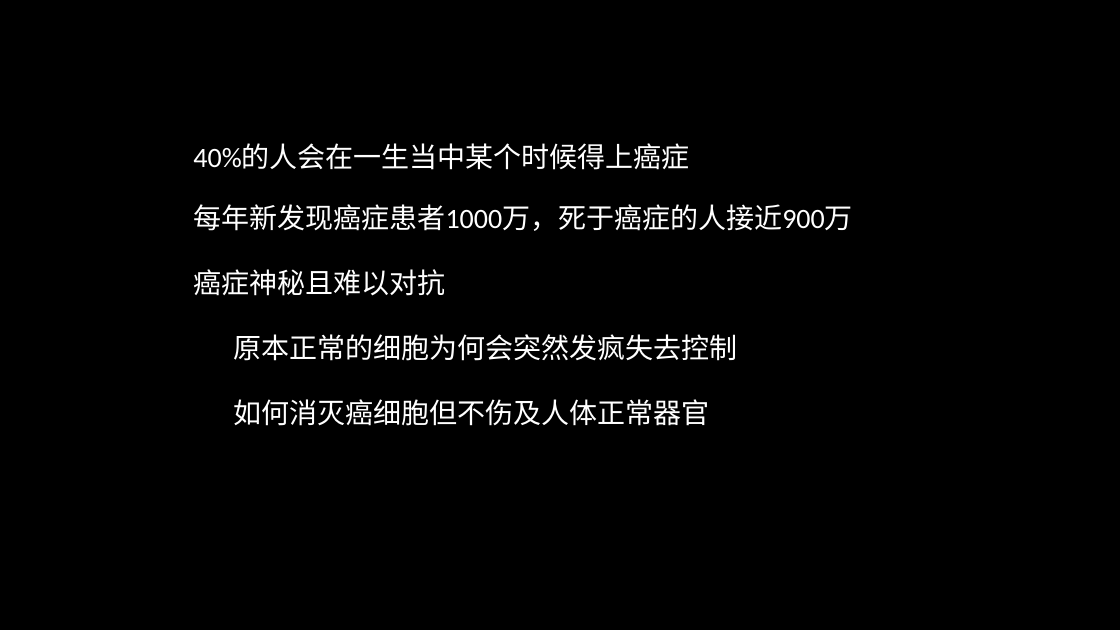
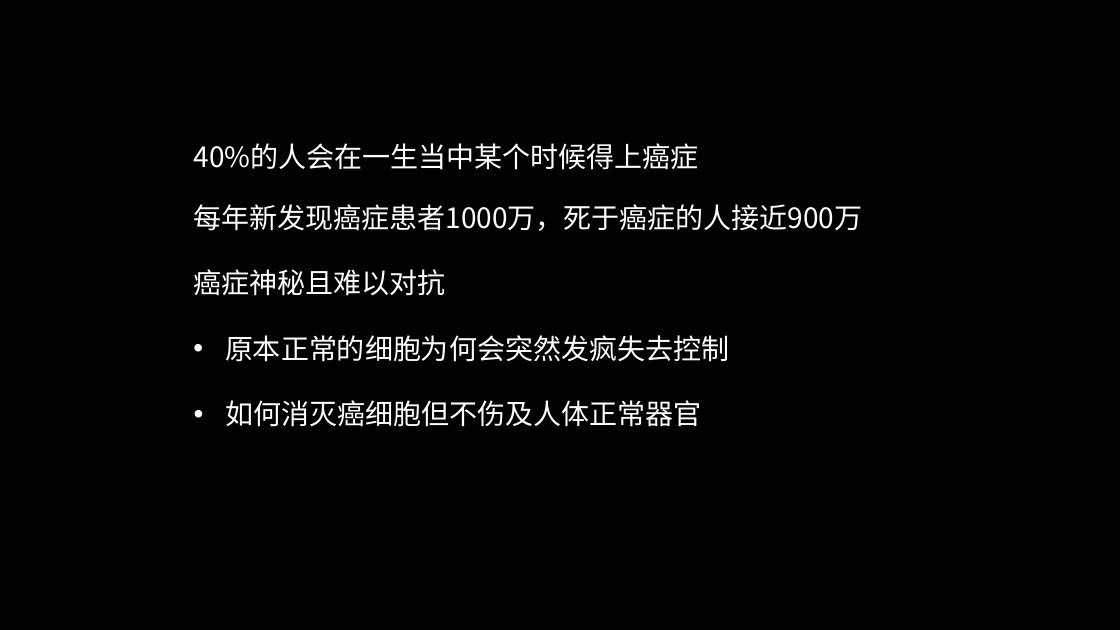
Before and after one commit to FredJiangFei/freetalk, a slide deck: slide 2 of 癌症/癌症.pptx. Drawn at 1120x630 pixels with LibreOffice and Linux fonts; fonts in the diff are those of the drawing. Boxes give left, top, right and bottom in pixels: in the first picture for what was removed or moved away, otherwise in the second. Text is boxed around its words. In the diff, an @@ line names an element or a change of style, - is before the commit and + after.

```diff
--- a/癌症/癌症.pptx
+++ b/癌症/癌症.pptx
@@ text "40%的人会在一生当中某个时候得上癌症" at (193,143,698,170): font Calibri to Noto Sans CJK SC @@
@@ text "每年新发现癌症患者1000万，死于癌症的人接近900万" at (194,204,863,231): font Calibri to Noto Sans CJK SC @@
@@ text "原本正常的细胞为何会突然发疯失去控制": place and size @@
-text "原本正常的细胞为何会突然发疯失去控制" at (234,334,738,361)
+text "原本正常的细胞为何会突然发疯失去控制" at (225,335,729,362)
@@ text "原本正常的细胞为何会突然发疯失去控制" at (225,335,729,362): font Calibri to Noto Sans CJK SC; bullet none to • @@
@@ text "如何消灭癌细胞但不伤及人体正常器官" at (225,400,701,427): font Calibri to Noto Sans CJK SC; bullet none to • @@
@@ text "如何消灭癌细胞但不伤及人体正常器官": place and size @@
-text "如何消灭癌细胞但不伤及人体正常器官" at (234,399,710,426)
+text "如何消灭癌细胞但不伤及人体正常器官" at (225,400,701,427)
```
Also in this commit, not shown: 14 other slides changed, 1 slide added.
